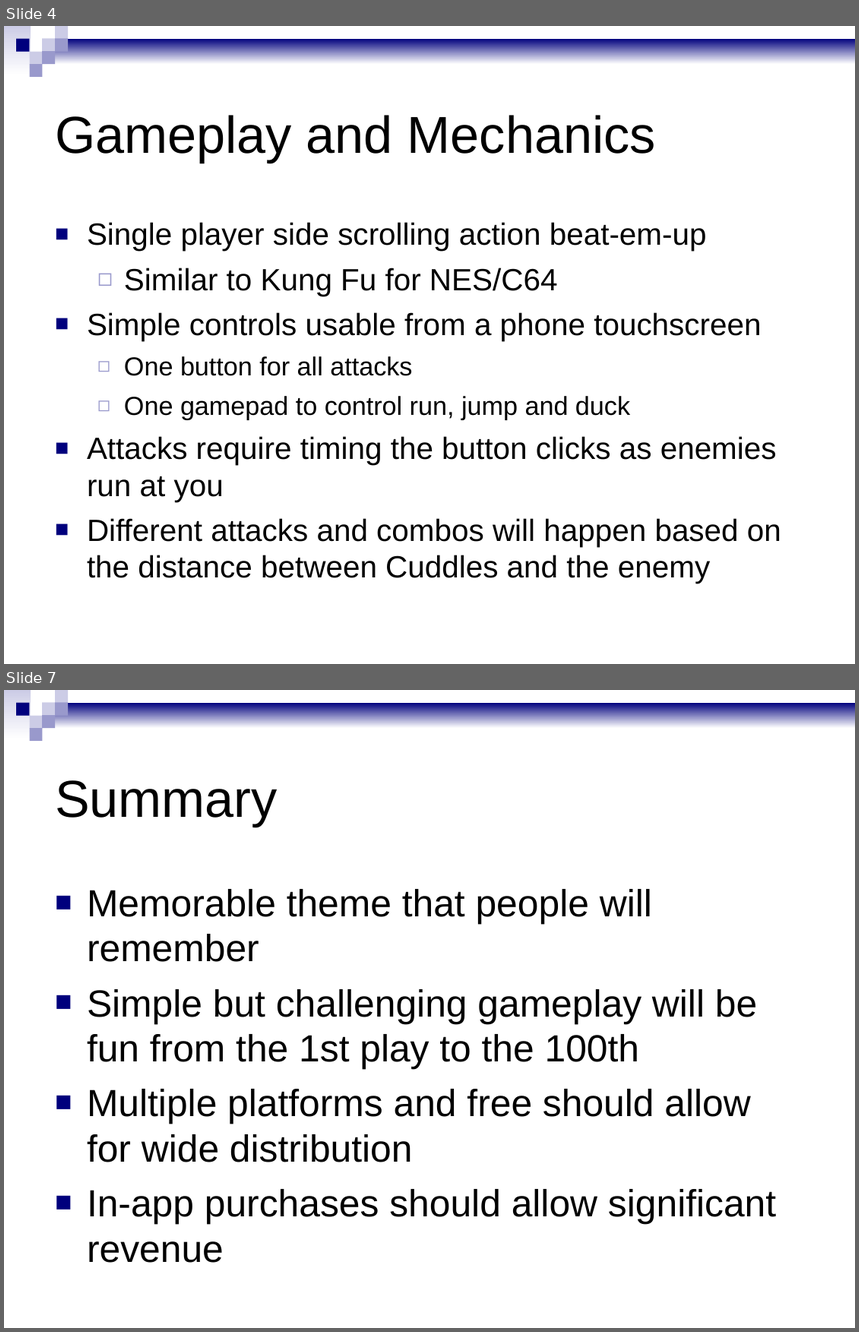
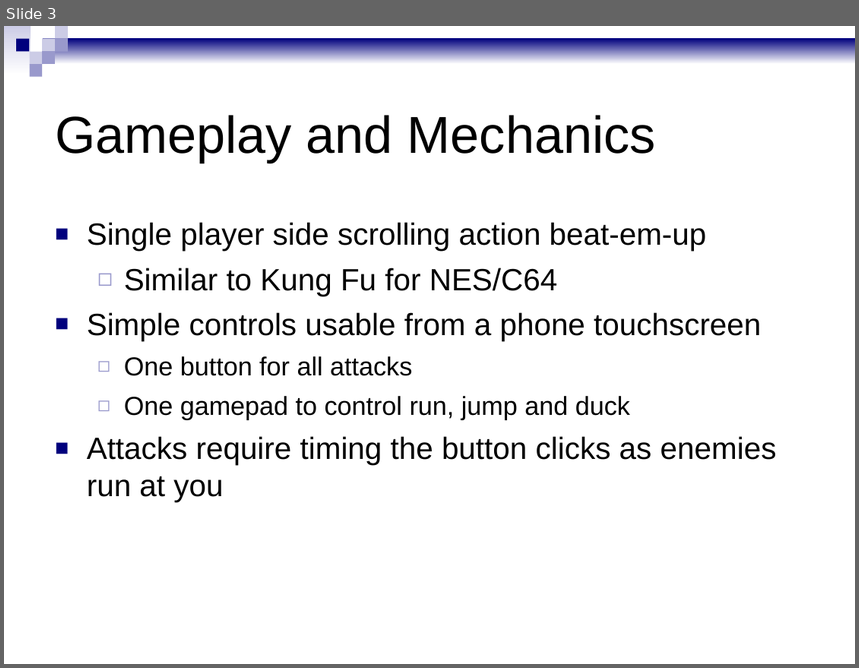
Before and after one commit to Xyzyx101/Pitch_Proposal_GDD_Project, a slide deck: pitch/pitch.odp. Shown one above the other, each under a label of ours: slides 4 and 7 before the commit, slide 3 after it; the slides between them are not shown. The pictures are 859x1332 and 859x668 pixels, drawn with LibreOffice and Linux fonts; fonts in the diff are those of the drawing. Boxes give left, top, right and bottom in pixels: in the first picture for what was removed or moved away, otherwise in the second. Text is boxed around its words. In the diff, an @@ line names an element or a change of style, - is before the commit and + after.

```diff
--- a/pitch/pitch.odp
+++ b/pitch/pitch.odp
@@ slide 7 removed at (4,690,855,1328), background #FFFFFF; not listed: 9 template elements that a slide beside it also shows @@
@@ title removed at (55,780,278,826) @@
-Summary
@@ text removed at (87,889,776,1263) @@
-■ Memorable theme that people will remember
-■ Simple but challenging gameplay will be fun from the 1st play to the 100th
-■ Multiple platforms and free should allow for wide distribution
-■ In-app purchases should allow significant revenue
@@ what was slide 4 is now slide 3 @@
@@ slide 3 changed as well @@
@@ text at (87,518,781,584): paragraph removed @@
-■ Different attacks and combos will happen based on the distance between Cuddles and the enemy
```
Also in this commit, not shown: 2 other slides changed, 1 slide added, 4 other slides removed, 1 other file.
